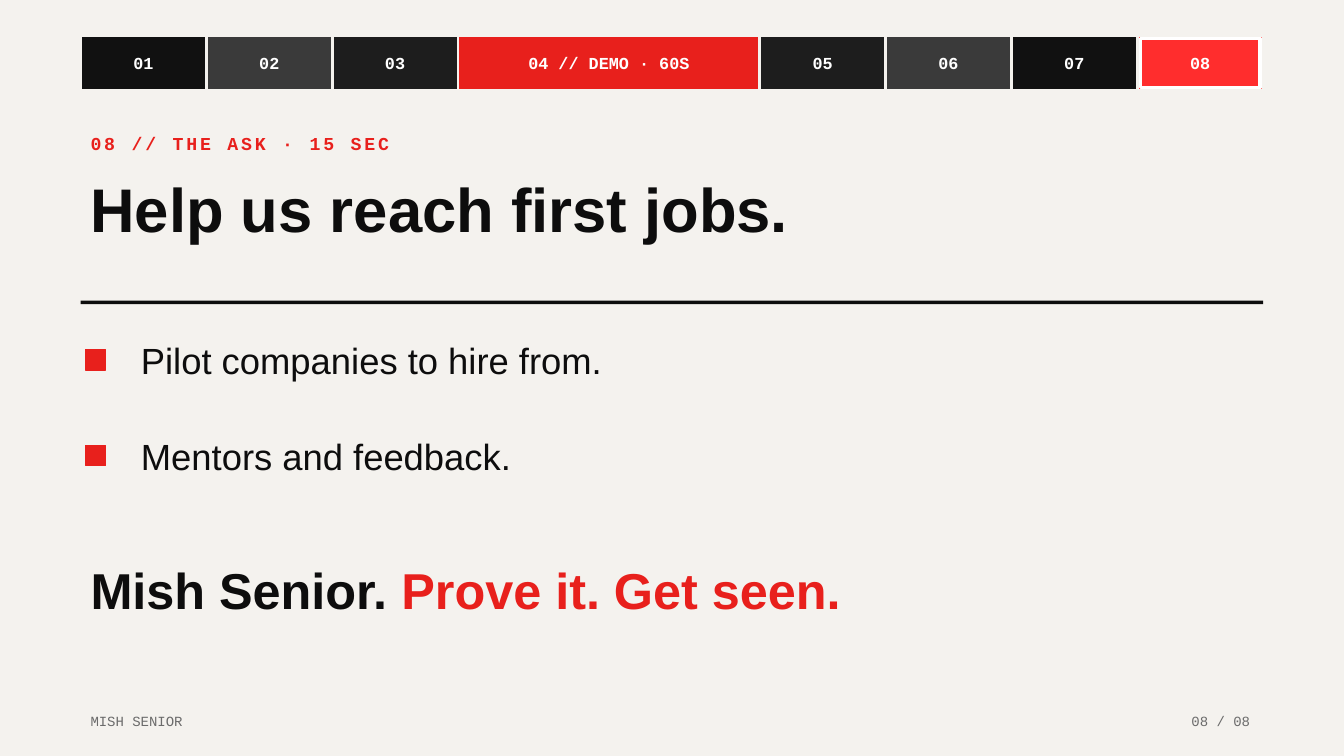
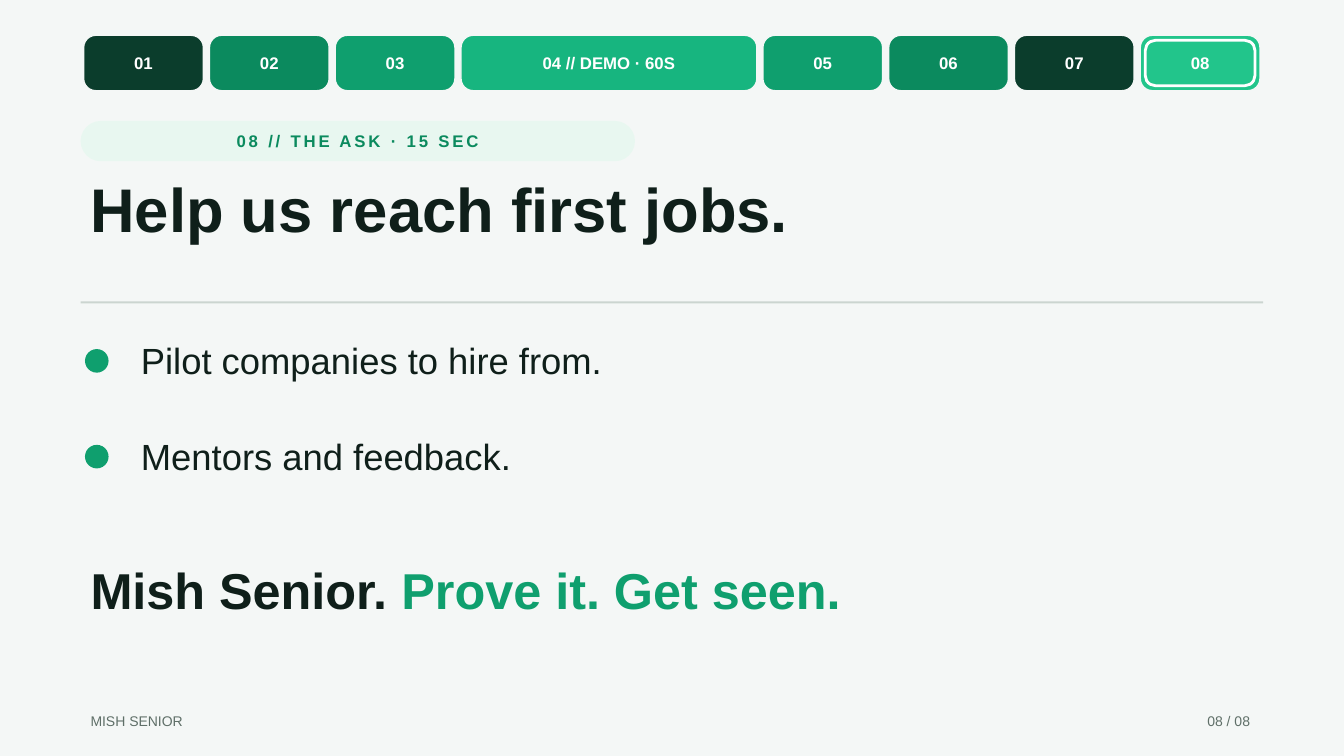
Before and after one commit to dana-alamm/MobilePhonyModes, a slide deck: slide 8 of presentation/Mish-Senior-Pitch.pptx. Drawn at 1344x756 pixels with LibreOffice and Linux fonts; fonts in the diff are those of the drawing. Boxes give left, top, right and bottom in pixels: in the first picture for what was removed or moved away, otherwise in the second. Text is boxed around its words. In the diff, an @@ line names an element or a change of style, - is before the commit and + after.

```diff
--- a/presentation/Mish-Senior-Pitch.pptx
+++ b/presentation/Mish-Senior-Pitch.pptx
@@ background #F4F2EE to #F4F7F6 @@
@@ rounded rectangle at <box>84,35,204,91</box>: rectangle to rounded rectangle; fill #111111 to #0B3D2C; outline #F4F2EE 2 pt to #F4F7F6 1 pt @@
@@ rounded rectangle at <box>210,35,330,91</box>: rectangle to rounded rectangle; fill #3A3A3A to #0B8A5E; outline #F4F2EE 2 pt to #F4F7F6 1 pt @@
@@ rounded rectangle at <box>336,35,456,91</box>: rectangle to rounded rectangle; fill #1D1D1D to #0F9F6E; outline #F4F2EE 2 pt to #F4F7F6 1 pt @@
@@ rounded rectangle at <box>461,35,756,91</box>: rectangle to rounded rectangle; fill #E8201C to #17B57F; outline #F4F2EE 2 pt to #F4F7F6 1 pt @@
@@ rounded rectangle at <box>763,35,883,91</box>: rectangle to rounded rectangle; fill #1D1D1D to #0F9F6E; outline #F4F2EE 2 pt to #F4F7F6 1 pt @@
@@ rounded rectangle at <box>889,35,1009,91</box>: rectangle to rounded rectangle; fill #3A3A3A to #0B8A5E; outline #F4F2EE 2 pt to #F4F7F6 1 pt @@
@@ rounded rectangle at <box>1014,35,1134,91</box>: rectangle to rounded rectangle; fill #111111 to #0B3D2C; outline #F4F2EE 2 pt to #F4F7F6 1 pt @@
@@ font Courier New to Arial in 8 elements at <box>134,57,153,69</box>, <box>260,57,279,69</box>, <box>386,57,405,69</box>, <box>543,57,675,69</box>, <box>813,57,832,69</box>, <box>939,57,958,69</box>, <box>1065,57,1084,69</box>, <box>1191,57,1210,69</box> @@
@@ rounded rectangle at <box>1140,35,1260,91</box>: rectangle to rounded rectangle; fill #FF2D2D to #22C58B; outline #F4F2EE 2 pt to #F4F7F6 1 pt @@
@@ rounded rectangle: place and size @@
-rounded rectangle at <box>1140,38,1260,88</box>
+rounded rectangle at <box>1145,40,1255,86</box>
@@ rounded rectangle at <box>1145,40,1255,86</box>: rectangle to rounded rectangle; outline #FFFFFF 2.5 pt to #FFFFFF 2 pt @@
@@ rounded rectangle "08 // THE ASK · ...": place and size @@
-rounded rectangle "08 // THE ASK · ..." at <box>91,138,389,150</box>
+rounded rectangle "08 // THE ASK · ..." at <box>81,121,635,161</box>
@@ rounded rectangle "08 // THE ASK · ..." at <box>81,121,635,161</box>: size 13 to 12 pt, font Courier New to Arial, text colour #E8201C to #0B8A5E; alignment left to centre; fill none to #E8F7F0 @@
@@ line (81, 302) - (1263, 302): stroke #0D0D0D 2.5 pt to #CBD5D0 1.5 pt @@
@@ ellipse at <box>86,350,108,372</box>: rectangle to ellipse; fill #E8201C to #0F9F6E; outline #E8201C 1 pt to #0F9F6E 1 pt @@
@@ ellipse at <box>86,446,108,468</box>: rectangle to ellipse; fill #E8201C to #0F9F6E; outline #E8201C 1 pt to #0F9F6E 1 pt @@
@@ text colour #0D0D0D to #0F1F1A in 3 elements at <box>91,187,788,244</box>, <box>141,347,602,382</box>, <box>141,443,511,471</box> @@
@@ text "Mish Senior. Prove it. Get ..." at <box>91,572,841,610</box>: text colour #0D0D0D to #0F1F1A in "Mish Senior."; text colour #E8201C to #0F9F6E in "Prove it. Get seen." @@
@@ text "MISH SENIOR" at <box>91,716,182,726</box>: font Courier New to Arial, text colour #6B6B6B to #5F6F68 @@
@@ text "08 / 08" at <box>1207,716,1250,726</box>: font Courier New to Arial, text colour #6B6B6B to #5F6F68 @@
```
Also in this commit, not shown: 7 other slides changed, 2 other files.
